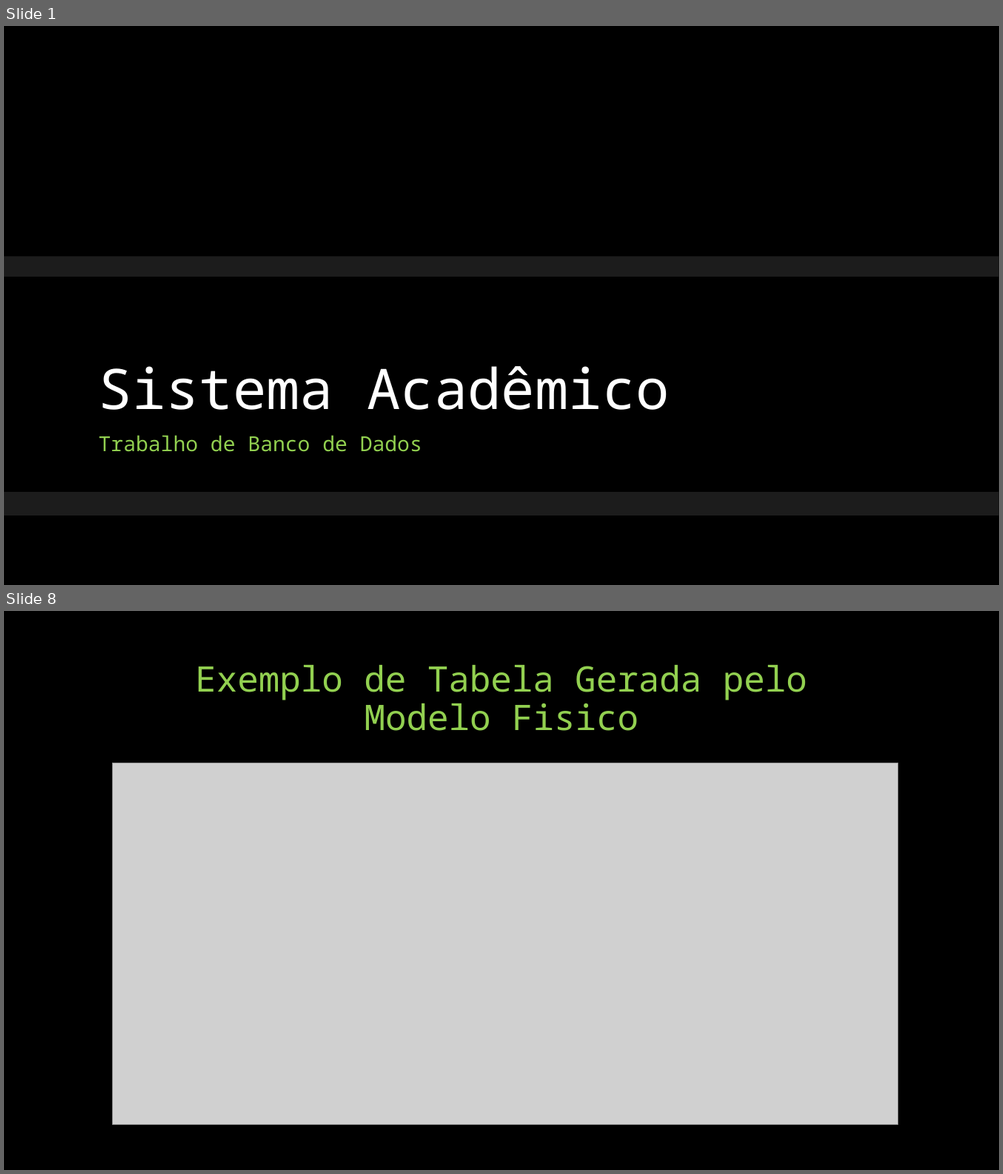
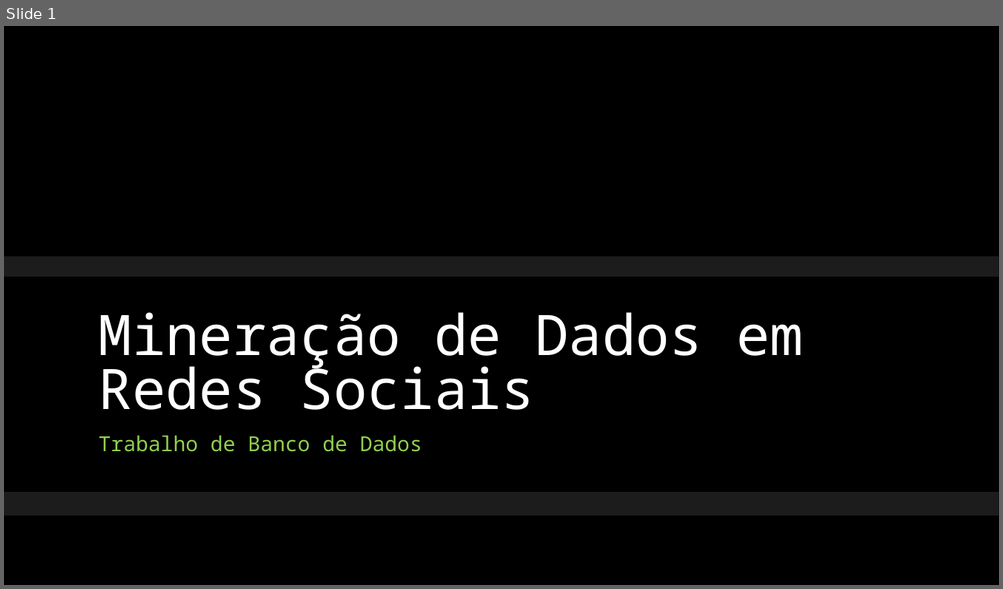
Before and after one commit to calosguilherme/trab01, a slide deck: Apresentação.pptx. Shown one above the other, each under a label of ours: slides 1 and 8 before the commit, slide 1 after it; the slides between them are not shown. The pictures are 1003x1174 and 1003x589 pixels, drawn with LibreOffice and Linux fonts; fonts in the diff are those of the drawing; grey boxes stand for pictures; background and template pictures are left out. Boxes give left, top, right and bottom in pixels: in the first picture for what was removed or moved away, otherwise in the second. Text is boxed around its words. In the diff, an @@ line names an element or a change of style, - is before the commit and + after.

```diff
--- a/Apresentação.pptx
+++ b/Apresentação.pptx
@@ slide 8 removed at (4, 611, 999, 1170), background #000000 @@
@@ title removed at (195, 665, 807, 731) @@
-Exemplo de Tabela Gerada pelo Modelo Fisico
@@ picture removed at (112, 763, 898, 1125) @@
@@ slide 1 changed as well @@
@@ title at (99, 312, 803, 410): text changed @@
-Sistema Acadêmico
+Mineração de Dados em Redes Sociais
```
Also in this commit, not shown: 6 slides added, 7 other slides removed.
